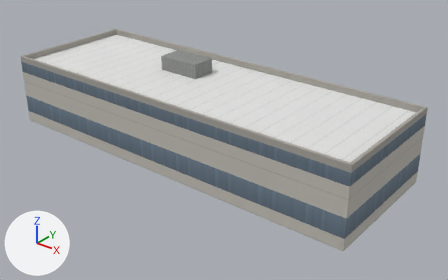
Renders of the glTF model data/models/khua_ops_52x18.glb from each side of a commit.
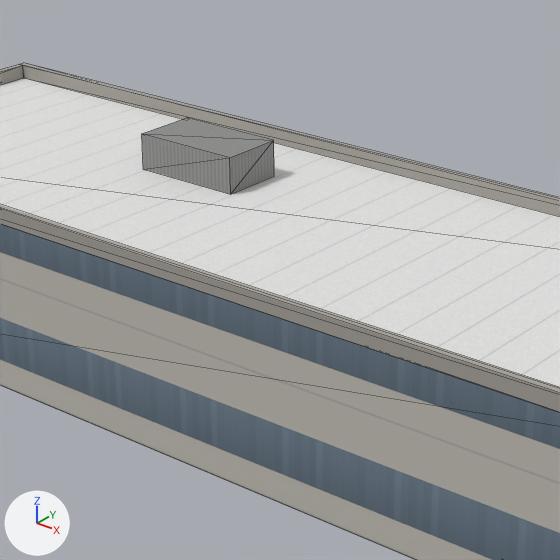
Old and new are each drawn whole from a camera (50 mm lens) standing at (48.8, -56.6, 34.3) and looking at (3.2, 0.4, -1.0) and again close up on the part from 24% to 72% of the width and 2% to 78% of the height. The axes (+X, +Y, +Z) are drawn at lower left. The lights are the same throughout. The older version's two pictures come first. The close-ups show mesh edges as thin lines.

In view in the first close-up: 'khua_ops_52x18_coping', 'khua_ops_52x18_office_wall', 'khua_ops_52x18_plant', 'khua_ops_52x18_roof'.
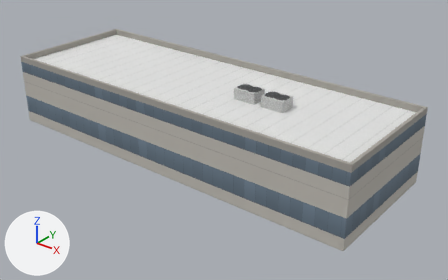
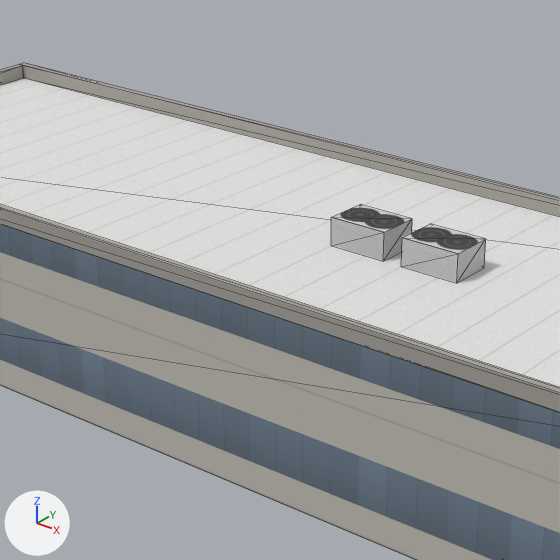
What differs and where, as boxes [x1, y1, x2, y2] in the close-ups (560 x 560 px):
'khua_ops_52x18_plant', deleted: before [142, 118, 274, 194]
'khua_ops_52x18_ac_side', added: after [331, 218, 486, 283]
'khua_ops_52x18_ac_top', added: after [331, 204, 485, 254]

The edits, one by one:
Picture 'ac_top' (img_ac_top) is new.
Picture 'ac_side' (img_ac_side) is new.
Material 'ac_top' (mat_ac_top) is new.
Its texture is img_ac_top.
Its roughness is 0.85.
Material 'ac_side' (mat_ac_side) is new.
Its texture is img_ac_side.
Its roughness is 0.85.
Mesh me_khua_ops_52x18_ac_top is new.
It has 8 vertices, 4 faces and spans x 6.02..13.02, y -1.28..0.92, z 7.4.
It uses material mat_ac_top (picture img_ac_top).
Mesh me_khua_ops_52x18_ac_side is new.
It has 16 vertices, 16 faces and spans x 6.02..13.02, y -1.28..0.92, z 6.0..7.4.
It uses material mat_ac_side (picture img_ac_side).
Object 'khua_ops_52x18_plant' (ob_khua_ops_52x18_plant) is deleted.
Object 'khua_ops_52x18_ac_top' (ob_khua_ops_52x18_ac_top) is new; it shows me_khua_ops_52x18_ac_top.
Its location is (0.0, 0.0, 0.0).
Object 'khua_ops_52x18_ac_side' (ob_khua_ops_52x18_ac_side) is new; it shows me_khua_ops_52x18_ac_side.
Its location is (0.0, 0.0, 0.0).
